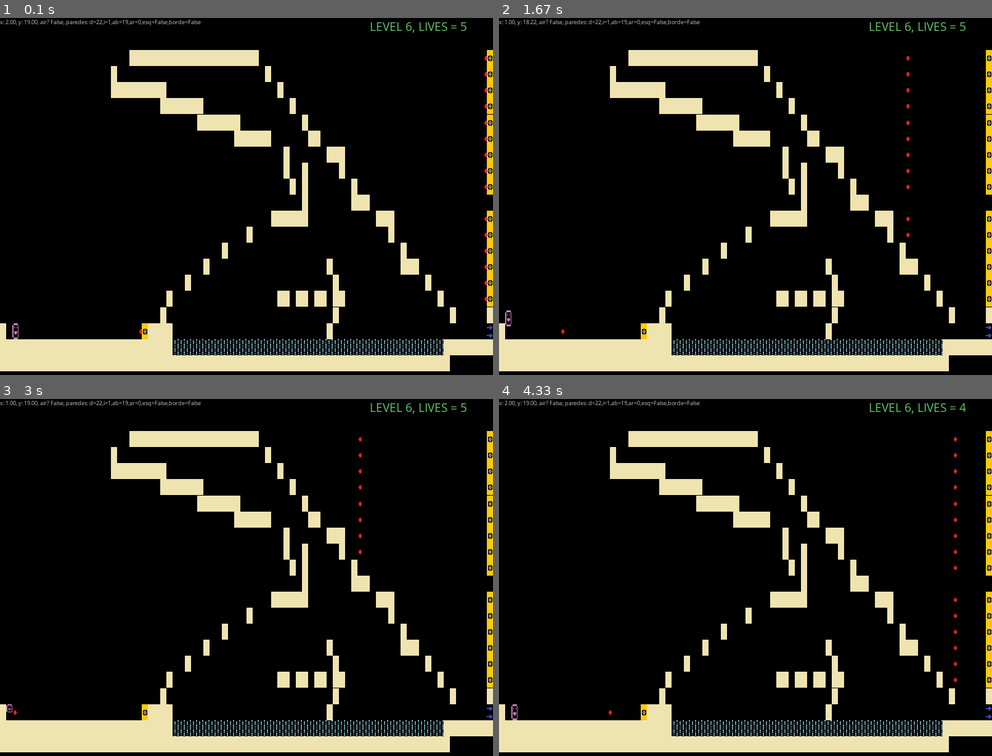
Above: before the commit, frames 1-4 (two rows, left to right).
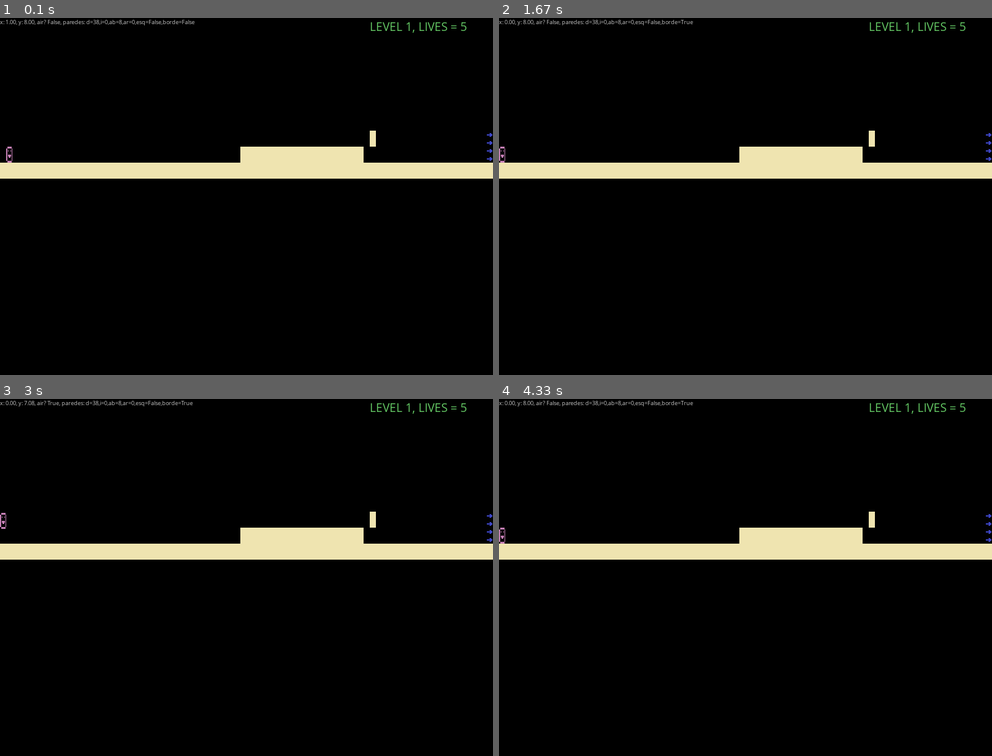
Above: after the commit, the same moments.

Repository: Poncho-dotnet/superfco
Game: pygame game, started from pygames/superfco/superfco.py
Two runs of this game, one before a commit and one after it. Both use one fixed random seed, a clock stepped at 60 frames per second and the inputs below.
Inputs:
- Up to frame 1 (0.1 s): no input
- Up to frame 2 (1.67 s): tap 7 at 0.33 s
- Up to frame 3 (3 s): tap 6 at 2.17 s; tap 4 at 2.5 s; tap 8 at 2.83 s
- Up to frame 4 (4.33 s): no input

The runs differ from the first frame. In frame 1, 19% of the frame differs, in the area x 0-100%, y 0-99%; in frame 2, 19%; in frame 3, 19%; in frame 4, 19%.

Commit message:
default settings

Diff:
--- a/pygames/superfco/superfco.py
+++ b/pygames/superfco/superfco.py
@@ -264,7 +264,7 @@
     Player.images = [player_img, pygame.transform.scale(player_img, (SCREENRECT.width / COLUMNS, SCREENRECT.height / ROWS / 2))]
 
     # global vars
-    currentlvl = 6
+    currentlvl = 1
     lives = 5
 
     # starto!
